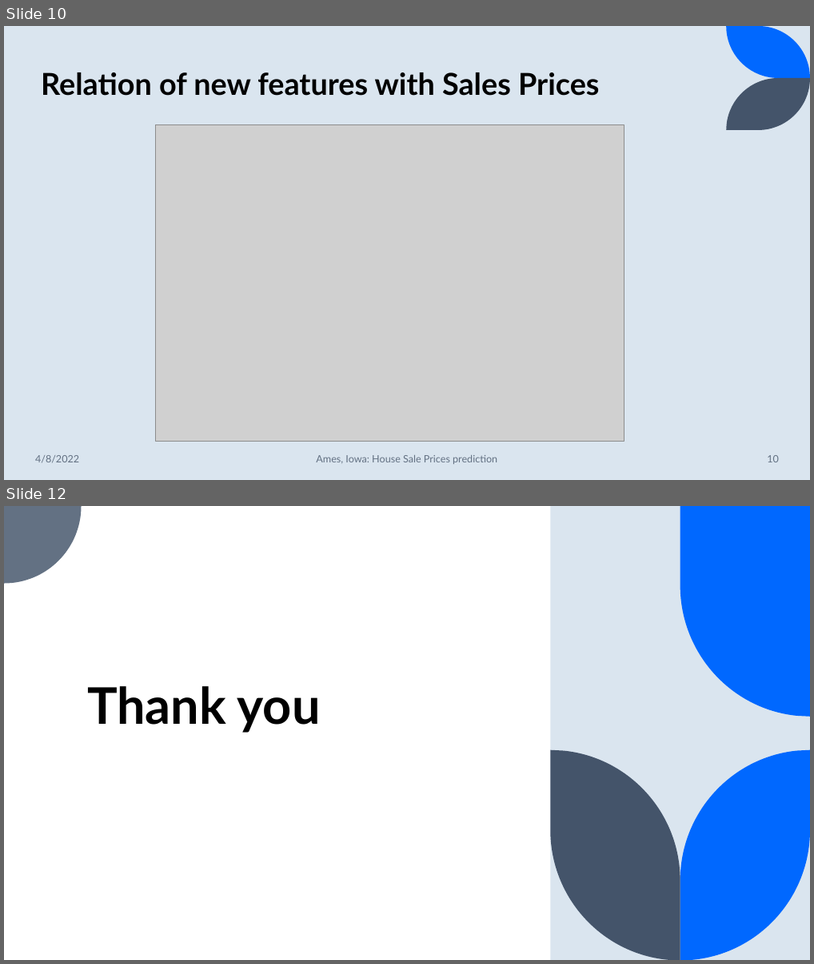
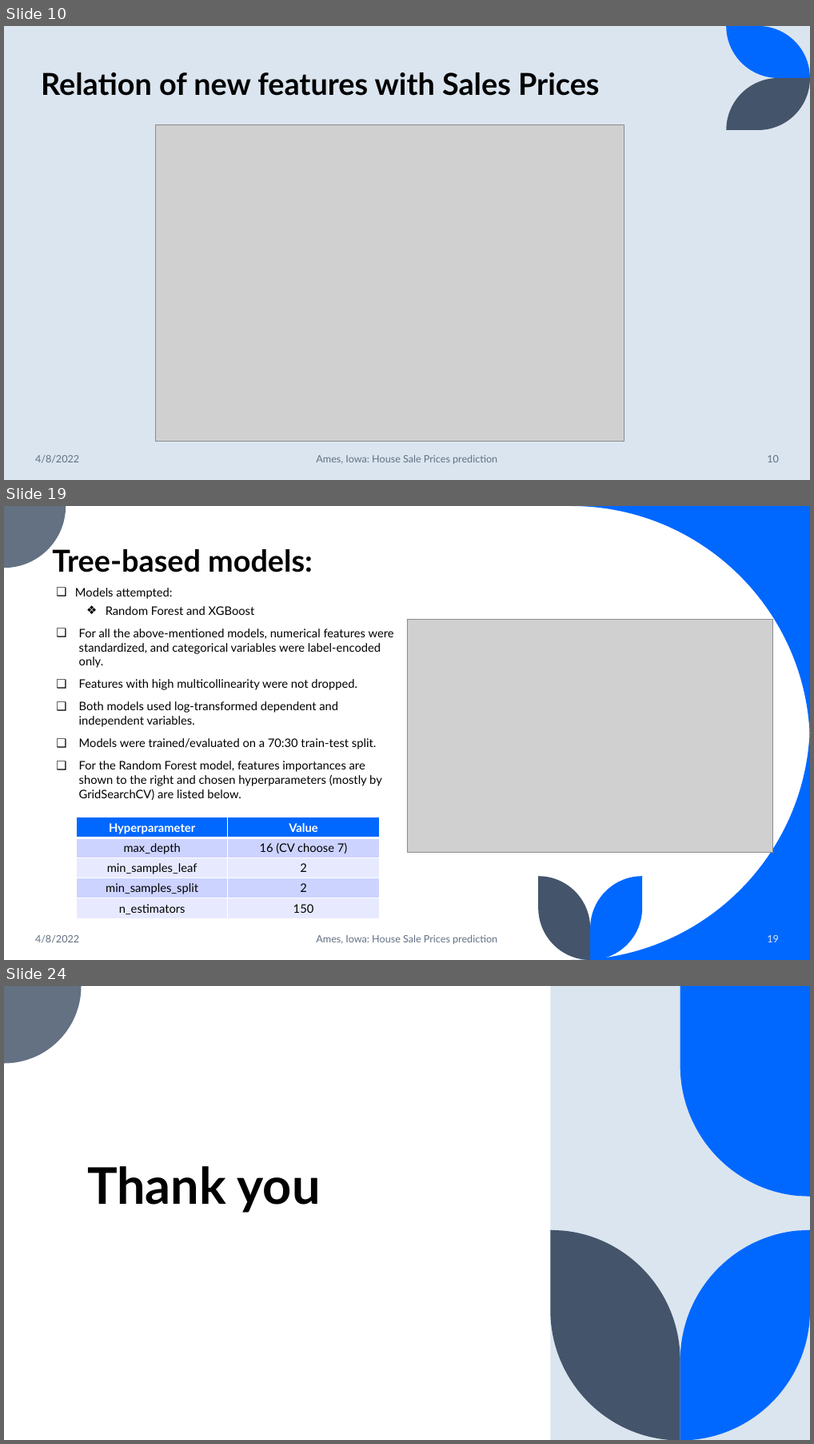
Before and after one commit to suhitasva/ML_Project, a slide deck: ML_Project.pptx. Shown one above the other, each under a label of ours: slides 10 and 12 before the commit, slides 10, 19 and 24 after it; the slides between them are not shown. The pictures are 814x964 and 814x1444 pixels, drawn with LibreOffice and Linux fonts; fonts in the diff are those of the drawing; grey boxes stand for pictures. Boxes give left, top, right and bottom in pixels: in the first picture for what was removed or moved away, otherwise in the second. Text is boxed around its words. In the diff, an @@ line names an element or a change of style, - is before the commit and + after.

```diff
--- a/ML_Project.pptx
+++ b/ML_Project.pptx
@@ slide 19 added at (x1=4, y1=506, x2=810, y2=960), background #FFFFFF @@
@@ freeform shape added at (x1=4, y1=506, x2=66, y2=568), fill #637183 @@
@@ freeform shape added at (x1=571, y1=506, x2=810, y2=745), fill #0068FF @@
@@ title added at (x1=52, y1=549, x2=313, y2=572), 36 pt, text #000000, bold @@
+Tree-based models:
@@ text added at (x1=75, y1=588, x2=394, y2=800), 14 pt, text #000000 @@
+❑ Models attempted:
+  ❖ Random Forest and XGBoost
+❑ For all the above-mentioned models, numerical features were standardized, and categorical variables were label-encoded only.
+❑ Features with high multicollinearity were not dropped.
+❑ Both models used log-transformed dependent and independent variables.
+❑ Models were trained/evaluated on a 70:30 train-test split.
+❑ For the Random Forest model, features importances are shown to the right and chosen hyperparameters (mostly by GridSearchCV) are listed below.
@@ picture added at (x1=407, y1=619, x2=774, y2=852) @@
@@ freeform shape added at (x1=571, y1=720, x2=810, y2=960), fill #0068FF @@
@@ table added at (x1=77, y1=817, x2=379, y2=918), 5 rows, 2 columns @@
+Hyperparameter | Value
+max_depth | 16 (CV choose 7)
+min_samples_leaf | 2
+min_samples_split | 2
+n_estimators | 150
@@ freeform shape added at (x1=539, y1=876, x2=591, y2=960), fill #44546A @@
@@ freeform shape added at (x1=591, y1=876, x2=643, y2=960), fill #0068FF @@
@@ text added at (x1=35, y1=935, x2=79, y2=943), 12 pt, text #637183 @@
+4/8/2022
@@ text added at (x1=316, y1=934, x2=498, y2=944), 12 pt, text #637183 @@
+Ames, Iowa: House Sale Prices prediction
@@ page number added at (x1=767, y1=935, x2=779, y2=942), 12 pt, text #DAE5EF @@
+19
@@ what was slide 12 is now slide 24 @@
```
Also in this commit, not shown: 12 other slides added, 1 slide removed.
